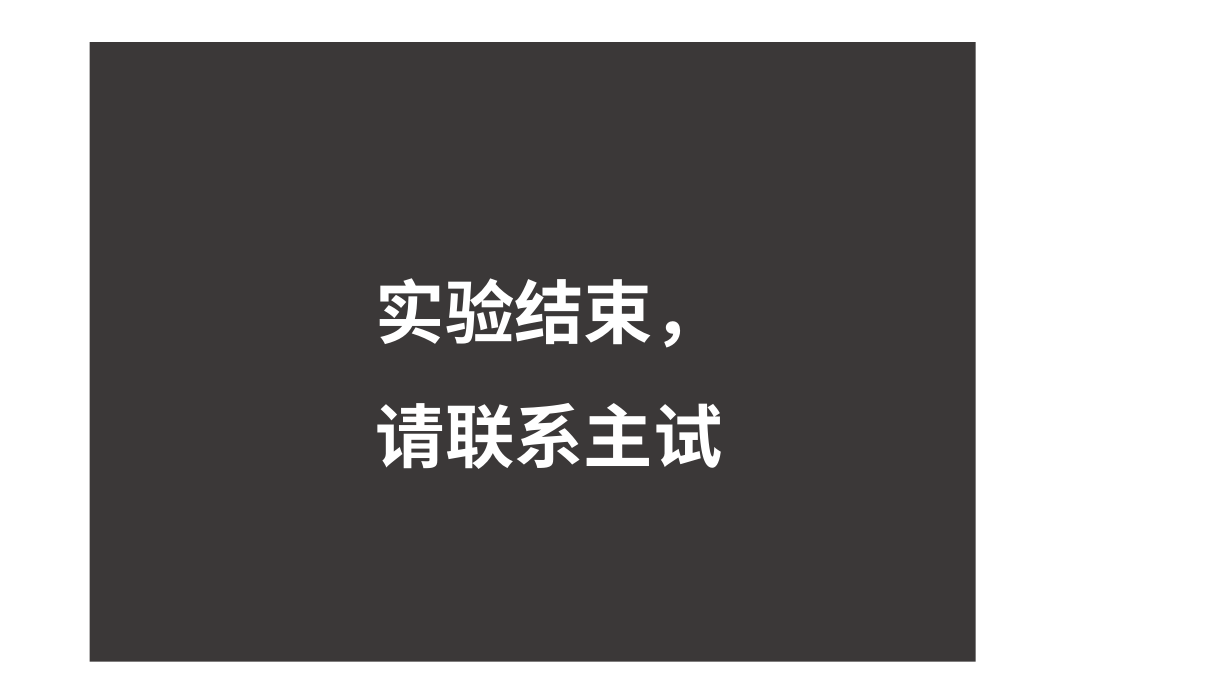
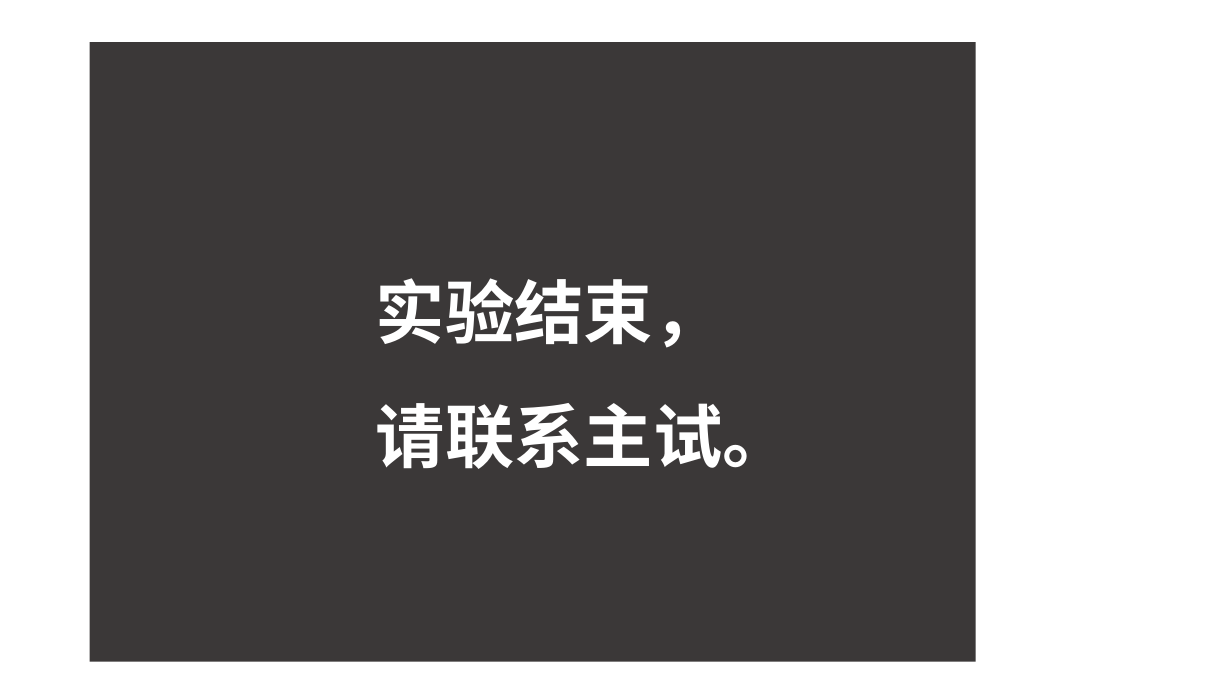
Before and after one commit to ChenyaGu/imagineWeCooperation, a slide deck: slide 10 of pictures/introduction.pptx (slide 5 before the commit). Drawn at 1232x693 pixels with LibreOffice and Linux fonts; fonts in the diff are those of the drawing. Boxes give left, top, right and bottom in pixels: in the first picture for what was removed or moved away, otherwise in the second. Text is boxed around its words. In the diff, an @@ line names an element or a change of style, - is before the commit and + after.

```diff
--- a/pictures/introduction.pptx
+++ b/pictures/introduction.pptx
@@ text in rectangle at bbox=[376, 403, 792, 469]: text changed @@
-            请联系主试
+            请联系主试。
```
Also in this commit, not shown: 4 other slides changed, 5 slides added, 1 slide removed, 22 other files.
